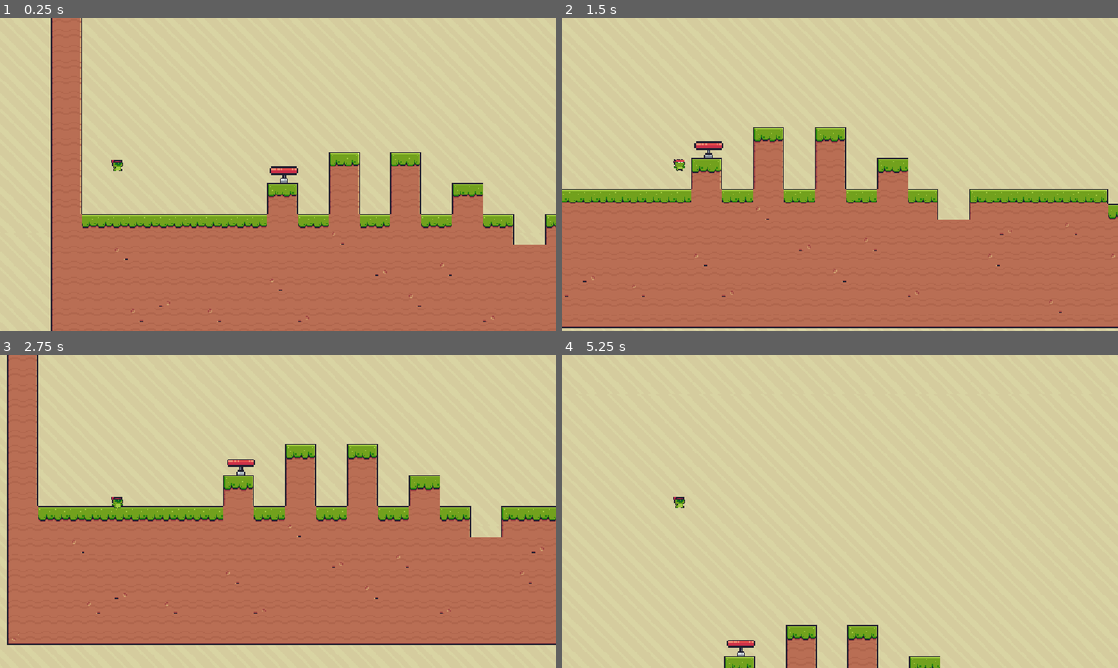
Above: before the commit, frames 1-4 (two rows, left to right).
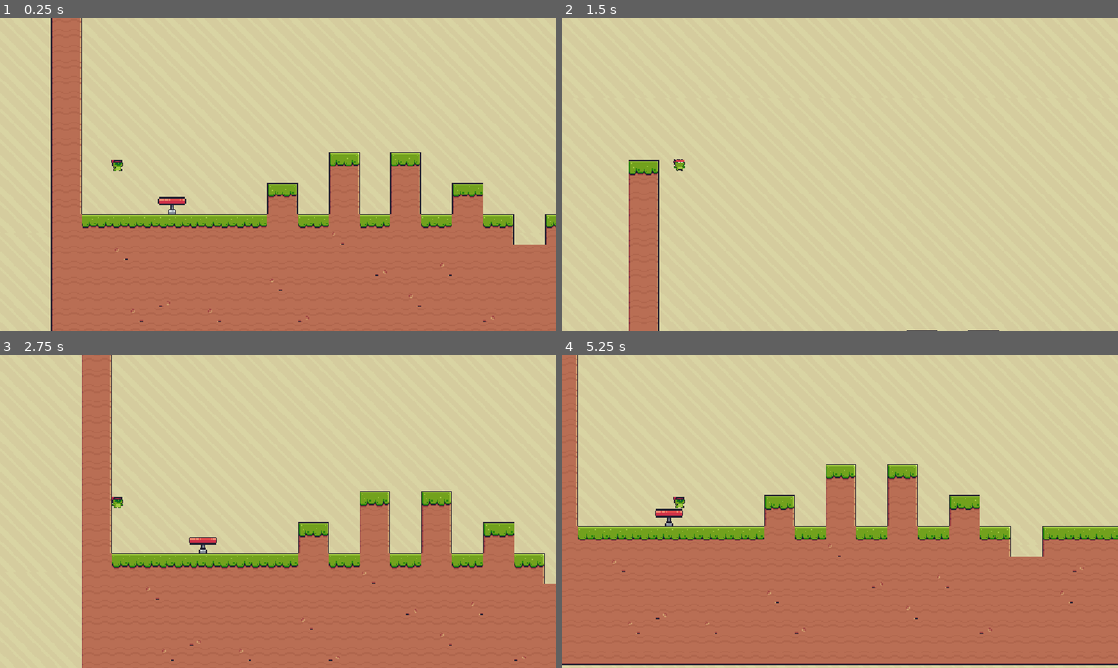
Above: after the commit, the same moments.

Repository: felizhsu0503/platformer-thingy
Game: Godot game, scene res://srcs/assets/node_2d.tscn
Same seed, same stepped clock (60 frames per second), same inputs: the game is played once before the commit and once after it.
Inputs:
- Up to frame 1 (0.25 s): no input
- Up to frame 2 (1.5 s): hold D (right) from 0.53 s (still down); tap W (up) at 0.77 s
- Up to frame 3 (2.75 s): tap W (up) at 1.52 s; release D (right) at 2.03 s; hold A (left) from 2.03 s (still down)
- Up to frame 4 (5.25 s): release A (left) at 2.78 s; hold D (right) 2.78-4.28 s; tap W (up) at 3.02, 3.77, 4.52 s; hold A (left) 4.28-5.03 s; hold D (right) from 5.03 s (still down)

The runs differ from the first frame. In frame 1, 0.3% of the frame differs, in the area x 28-54%, y 47-63%; in frame 2, 46%; in frame 3, 35%; in frame 4, 48%, in the area x 0-100%, y 0-100%.

Commit message:
Add 1

Diff:
--- a/srcs/assets/node_2d.tscn
+++ b/srcs/assets/node_2d.tscn
@@ -220,4 +220,4 @@
 position = Vector2(-310, -131)
 
 [node name="AnimatedSprite2D" parent="." unique_id=251865469 instance=ExtResource("6_v3a28")]
-position = Vector2(37, -112)
+position = Vector2(-195, -48)
